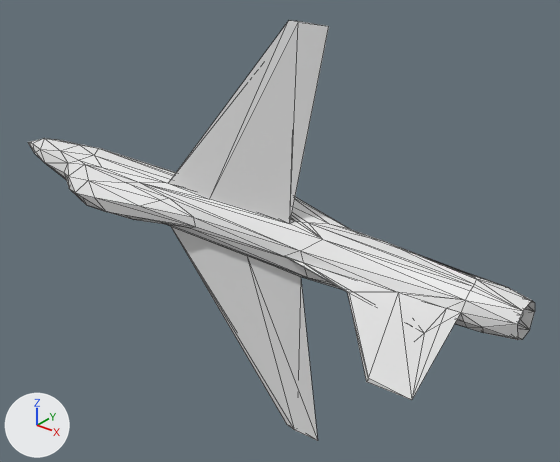
One commit to the glTF model python/assets/aircraft_lp.glb: the scene before it, then after it.
Before and after are seen from a camera (50 mm lens) standing at (140.27, -13.34, 136.0) and looking at (129.96, -0.45, 128.0). The axes (+X, +Y, +Z) are drawn at lower left. The lights are the same throughout. The picture after the commit comes second. Mesh edges are drawn as thin lines. Where no turn or scale is listed for an object, it has been applied to the vertices.

Names of what the first picture shows: 'geometry_0'.
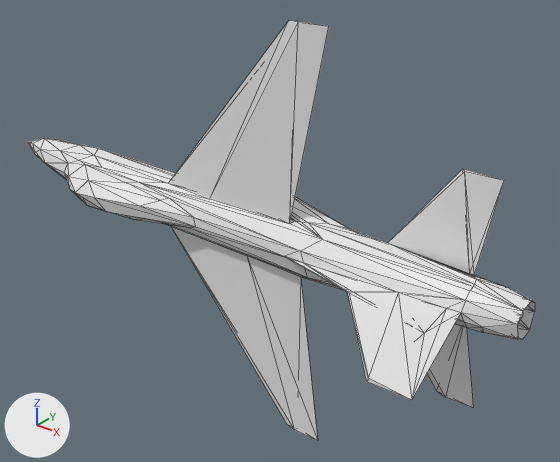
Patch to the scene script:
```diff
--- a/python/assets/aircraft_lp.glb.py
+++ b/python/assets/aircraft_lp.glb.py
@@ me_geometry_0 @@
 # used by ob_geometry_0; location = (0.0, 0.0, 0.0)
-me_geometry_0.from_pydata(...)  # 166 vertices, 323 faces; spans x 119.9..136.1, y -4.0..0.0, z 123.0..133.0
+me_geometry_0.from_pydata(...)  # 179 vertices, 343 faces; spans x 119.9..136.1, y -4.0..0.0, z 123.0..133.0
+# me_geometry_0 part 1
+# 4 faces are deleted
+# 13 vertices are added at x 134.3..135.2, y -0.8..-0.4, z 125.4..130.6
+# 24 new faces join them
```

Pixel boxes (x1, y1, x2, y2) of what changed, in the pictures (560 x 462 px):
part 1 of me_geometry_0, built on: after (388, 169, 504, 407)
